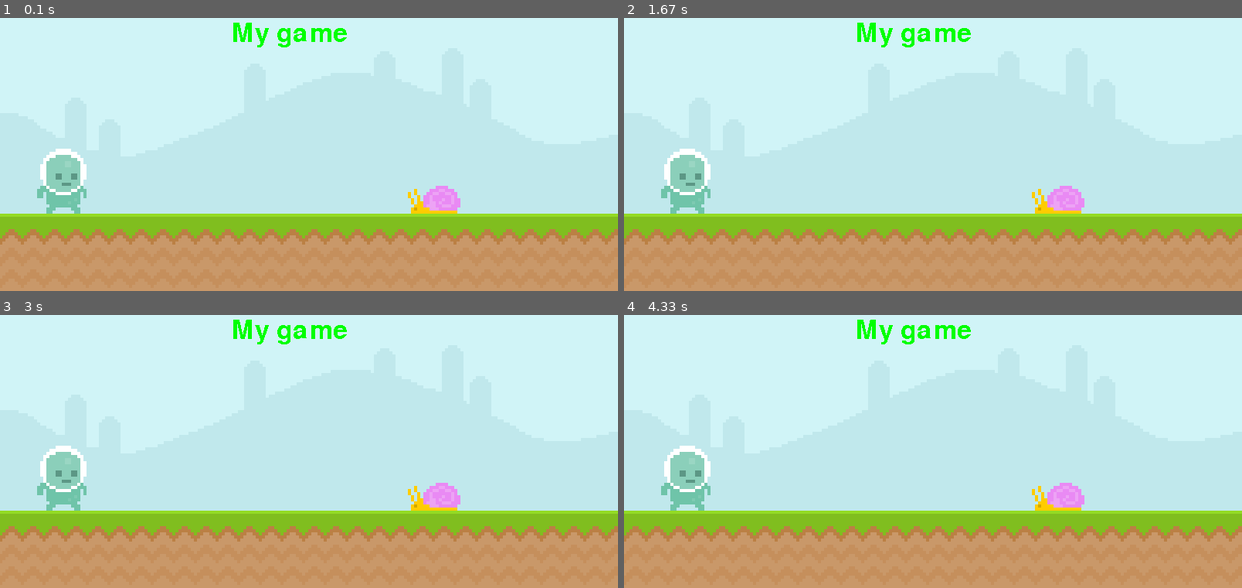
Above: before the commit, frames 1-4 (two rows, left to right).
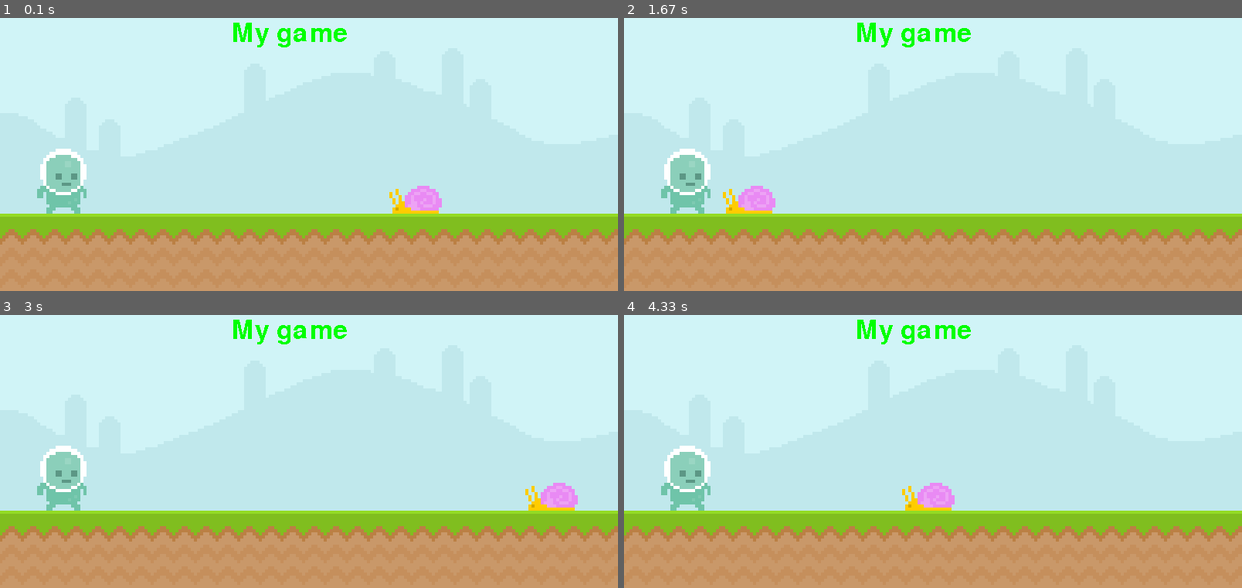
Above: after the commit, the same moments.

Repository: AJHS-Kelley/8b-ajhs-game-programming-23-24-MarcusJBrunson
Game: pygame game, started from gameProgramming/cohort_lessons/dnaGame/08_ultimatePygame/windowClock.py
The game is run twice, just before and just after one commit, with the same random seed, the same clock (stepped at 60 frames per second) and the same inputs.
Inputs:
- Up to frame 1 (0.1 s): no input
- Up to frame 2 (1.67 s): no input
- Up to frame 3 (3 s): no input
- Up to frame 4 (4.33 s): no input

The runs differ from the first frame. In frame 1, 0.8% of the frame differs, in the area x 63-75%, y 61-72%; in frame 2, 1.3%, in the area x 16-75%, y 61-72%; in frame 3, 1.3%; in frame 4, 1.3%.

Commit message:
Update windowClock.py

Diff:
--- a/gameProgramming/cohort_lessons/dnaGame/08_ultimatePygame/windowClock.py
+++ b/gameProgramming/cohort_lessons/dnaGame/08_ultimatePygame/windowClock.py
@@ -27,7 +27,8 @@
     screen.blit(ground_surface,(0,300))
     screen.blit(text_surface,(300,50))
 
-
+    snail_rect.x -= 4
+    if snail_rect.right <= 0: snail_rect.left = 800
     screen.blit(snail_surface,snail_rect)
     screen.blit(player_surface,player_rect)
 
